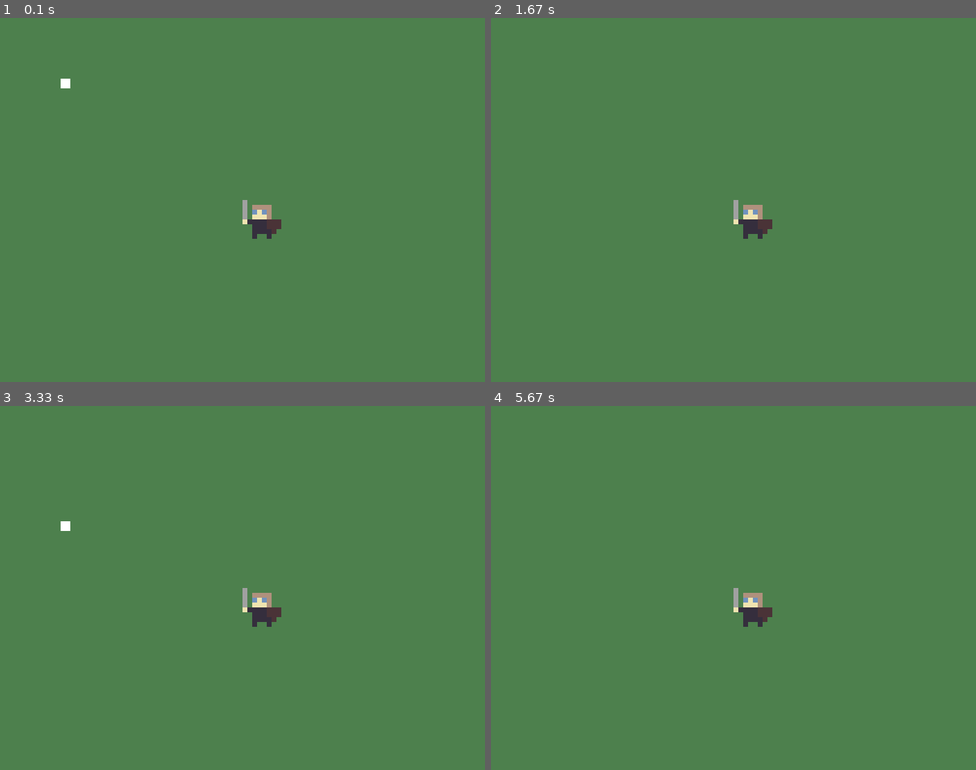
Above: before the commit, frames 1-4 (two rows, left to right).
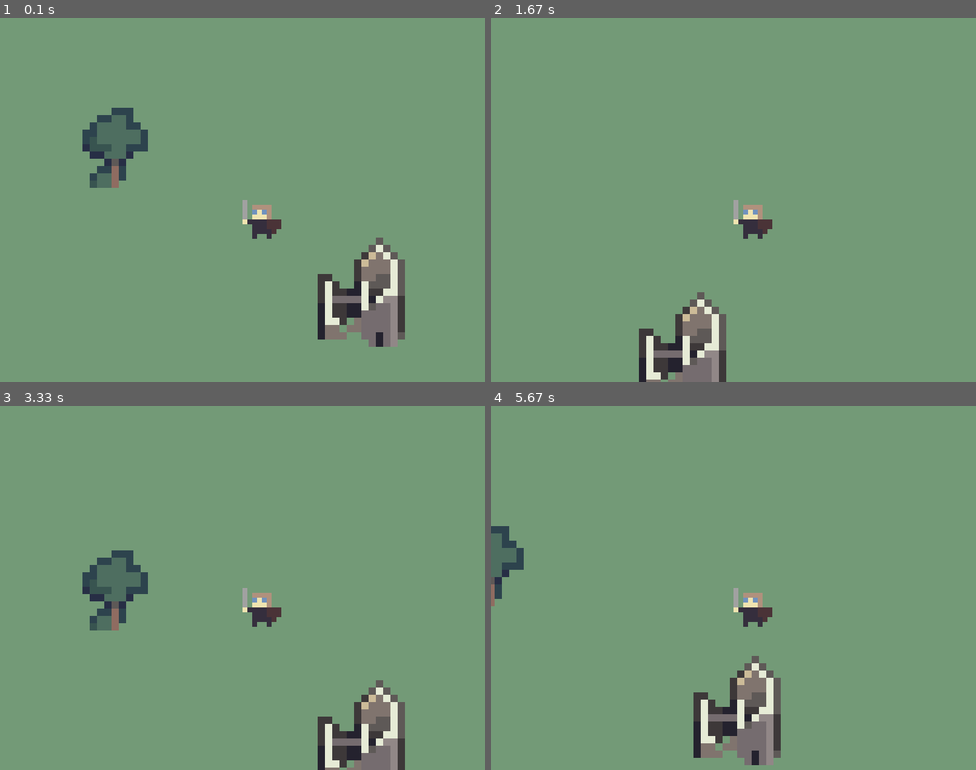
Above: after the commit, the same moments.

Repository: teo113/pygame_farlands
Game: pygame game, started from main.py
The game is run twice, just before and just after one commit, with the same random seed, the same clock (stepped at 60 frames per second) and the same inputs.
Inputs:
- Up to frame 1 (0.1 s): no input
- Up to frame 2 (1.67 s): hold D 0.33-0.8 s; hold W 0.83-1.13 s; hold D 1.17-1.63 s
- Up to frame 3 (3.33 s): hold A 1.67-2.2 s; hold S 2.23-2.53 s; hold A 2.57-2.97 s; hold W from 3 s (still down)
- Up to frame 4 (5.67 s): release W at 3.37 s; hold D 3.4-4.03 s; hold S 4.07-4.43 s; hold A 4.47-4.93 s; hold D 4.97-5.43 s; hold W from 5.47 s (still down)

The runs differ from the first frame. In frame 1, 99% of the frame differs, in the area x 0-100%, y 0-100%; in frame 2, 100%; in frame 3, 99%; in frame 4, 99%.

Commit message:
added static objects

Diff:
--- a/main.py
+++ b/main.py
@@ -41,7 +41,8 @@
 display_scroll = [0,0]
 
 while True:
-    display.fill((77, 128, 77))
+    #display.fill((77, 128, 77))
+    display.fill((115, 154, 119))
 
     for event in pygame.event.get():
         if event.type == pygame.QUIT:
@@ -50,9 +51,10 @@
 
     keys = pygame.key.get_pressed()
 
-    # static reference point
-    pygame.draw.rect(display, (255,255,255), (100-display_scroll[0], 100-display_scroll[1], 16, 16))
-    #display.blit(pygame.image.load("assets/tree1.png"), (100-display_scroll[0], 100-display_scroll[1], 16, 16))
+    # static objects
+    #pygame.draw.rect(display, (255,255,255), (100-display_scroll[0], 100-display_scroll[1], 16, 16))
+    display.blit(pygame.transform.scale(pygame.image.load("assets/tree1_x1.png"),(192, 192)), (100-display_scroll[0], 100-display_scroll[1], 16, 16))
+    display.blit(pygame.transform.scale(pygame.image.load("assets/ruins_x1.png"),(192, 192)), (500-display_scroll[0], 350-display_scroll[1], 16, 16))
 
     # map movement keys to display movement
     if keys[pygame.K_a]:
Binary file added: assets/world_map_concept.bmp
